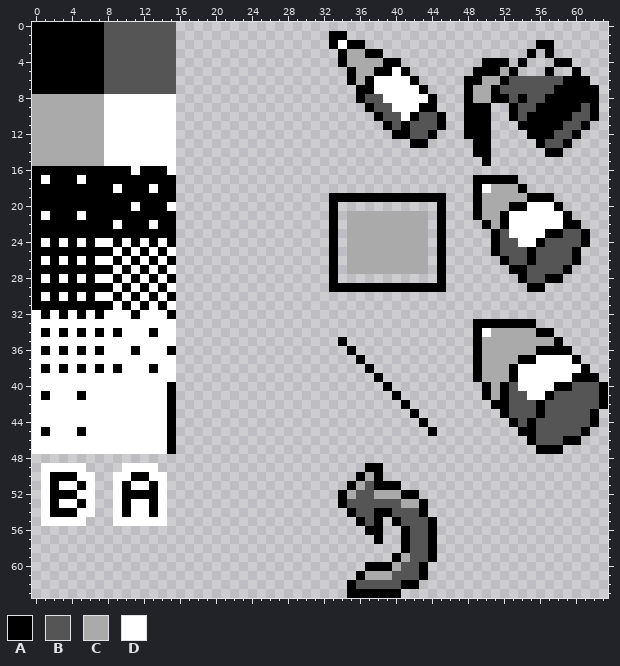
A pixel-art sprite gets an edit: assets/ui.png. That is the earlier state.
The file is 64x64 pixels.
Palette (. is transparent): A #000000  B #555555  C #aaaaaa  D #ffffff
Pixels before (only the part around the change), first column x 10:
 0 BBBBBB.............
 1 BBBBBB.............
 2 BBBBBB.............
 3 BBBBBB.............
 4 BBBBBB.............
 5 BBBBBB.............
 6 BBBBBB.............
 7 BBBBBB.............
 8 DDDDDD.............
 9 DDDDDD.............
10 DDDDDD.............
11 DDDDDD.............
12 DDDDDD.............
13 DDDDDD.............
14 DDDDDD.............
15 DDDDDD.............
The same view after the edit:
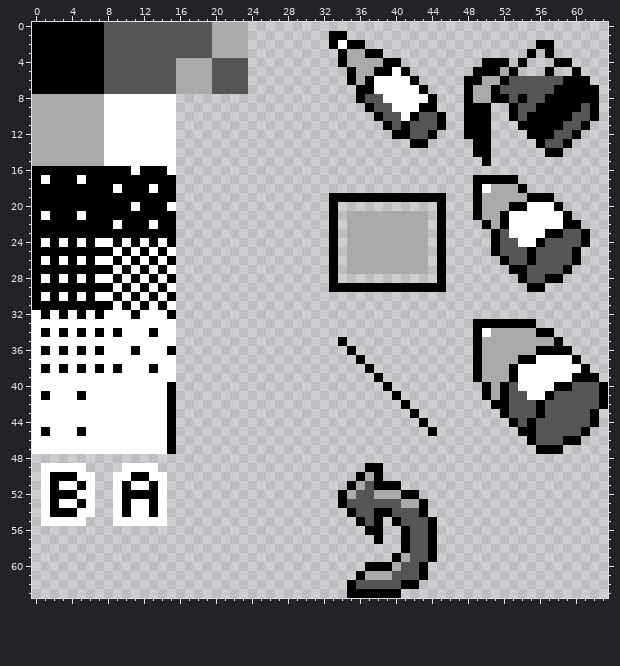
What changed:
There is now colour B in rows 0 to 3 at x 16 to 19; in rows 4 to 7 at x 20 to 23.
There is now colour C in rows 0 to 3 at x 20 to 23; in rows 4 to 7 at x 16 to 19.
Pixel boxes of the changes (left, top, right, bottom) in both pictures:
added: (176, 22, 248, 94)
